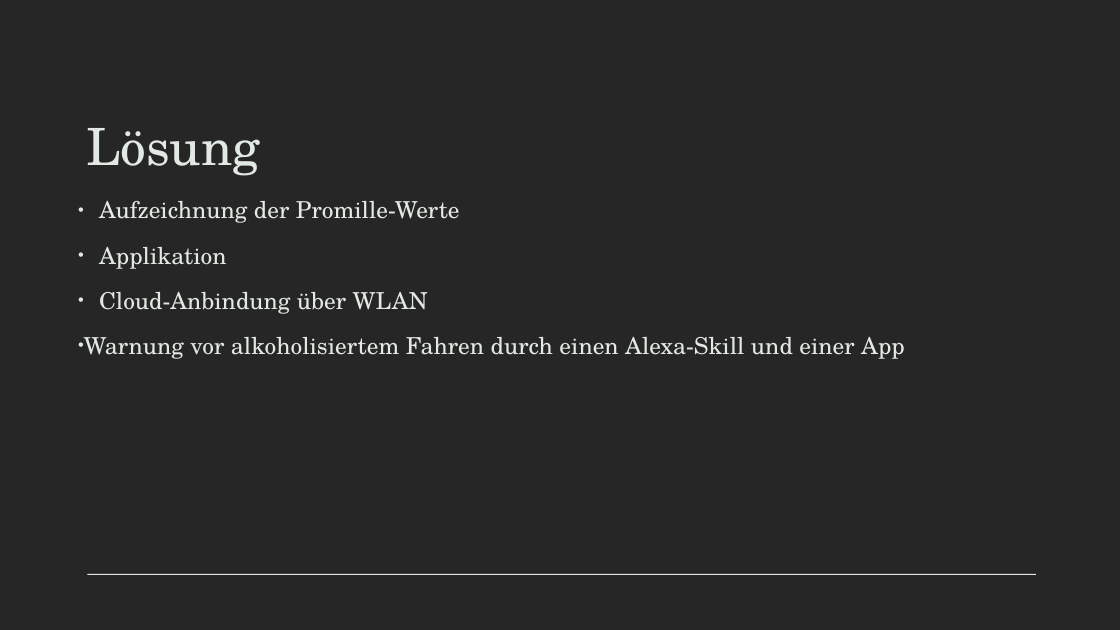
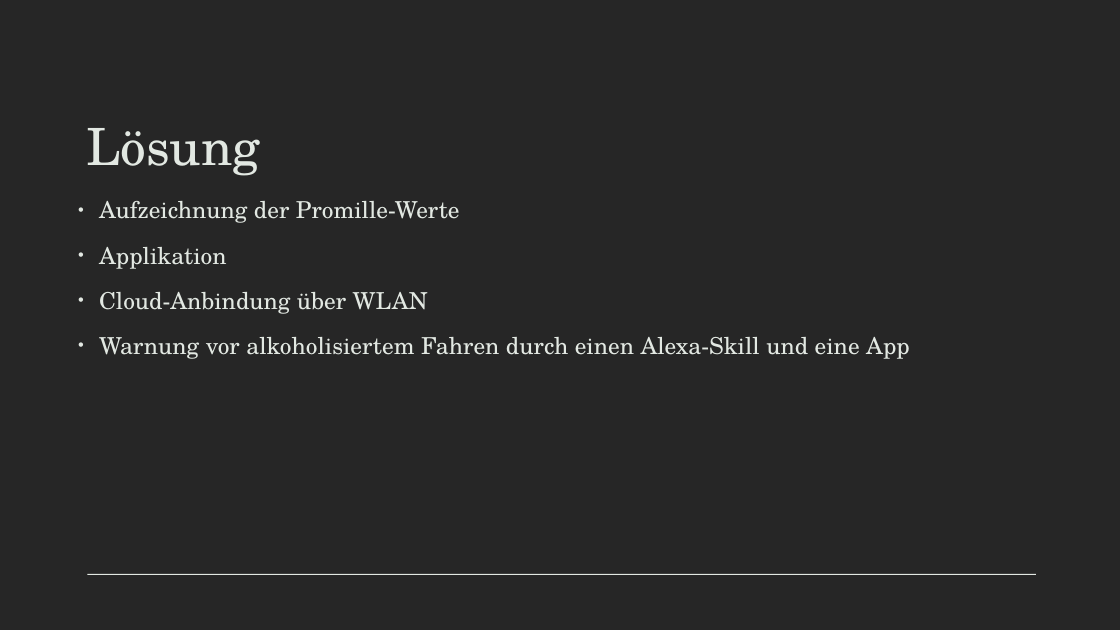
Before and after one commit to B4ldur-ts/smart-booze, a slide deck: slide 3 of Smartbooze_Pitch_Deck.pptx. Drawn at 1120x630 pixels with LibreOffice and Linux fonts; fonts in the diff are those of the drawing. Boxes give left, top, right and bottom in pixels: in the first picture for what was removed or moved away, otherwise in the second. Text is boxed around its words. In the diff, an @@ line names an element or a change of style, - is before the commit and + after.

Commit message:
added pictures to presentation and fixed spelling

```diff
--- a/Smartbooze_Pitch_Deck.pptx
+++ b/Smartbooze_Pitch_Deck.pptx
@@ text at [99,337,910,359]: text changed @@
-• Warnung vor alkoholisiertem Fahren durch einen Alexa-Skill und einer App
+• Warnung vor alkoholisiertem Fahren durch einen Alexa-Skill und eine App
```
Also in this commit, not shown: 7 other slides changed.
